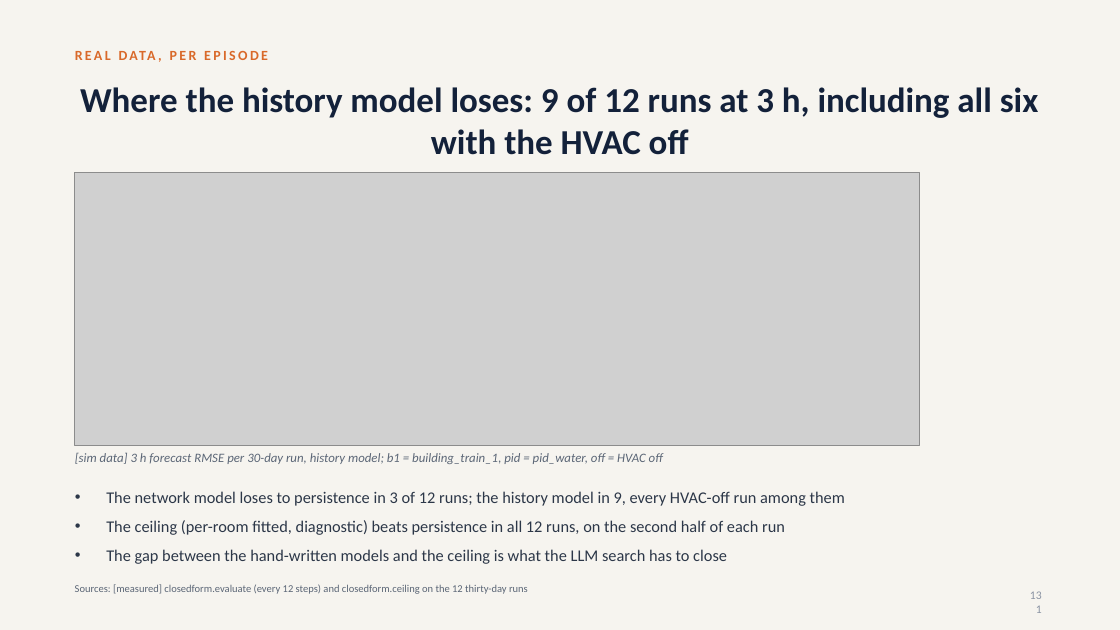
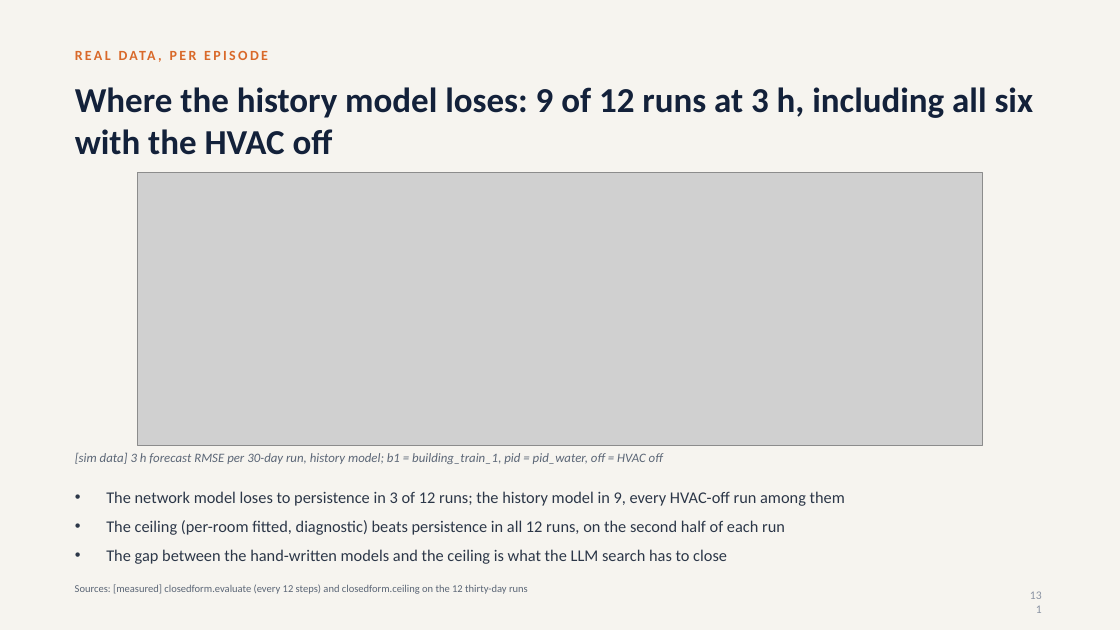
Before and after one commit to srivathsanb14/working-code, a slide deck: slide 131 of docs/One_Controller_for_Every_Building_meeting.pptx. Drawn at 1120x630 pixels with LibreOffice and Linux fonts; fonts in the diff are those of the drawing; grey boxes stand for pictures. Boxes give left, top, right and bottom in pixels: in the first picture for what was removed or moved away, otherwise in the second. Text is boxed around its words. In the diff, an @@ line names an element or a change of style, - is before the commit and + after.

```diff
--- a/docs/One_Controller_for_Every_Building_meeting.pptx
+++ b/docs/One_Controller_for_Every_Building_meeting.pptx
@@ title "Where the history model loses: ..." at [75,87,1034,155]: alignment centre to left @@
@@ picture: place and size @@
-picture at [75,172,920,445]
+picture at [138,172,983,445]
```
Also in this commit, not shown: 153 other slides changed, 4 other files.
